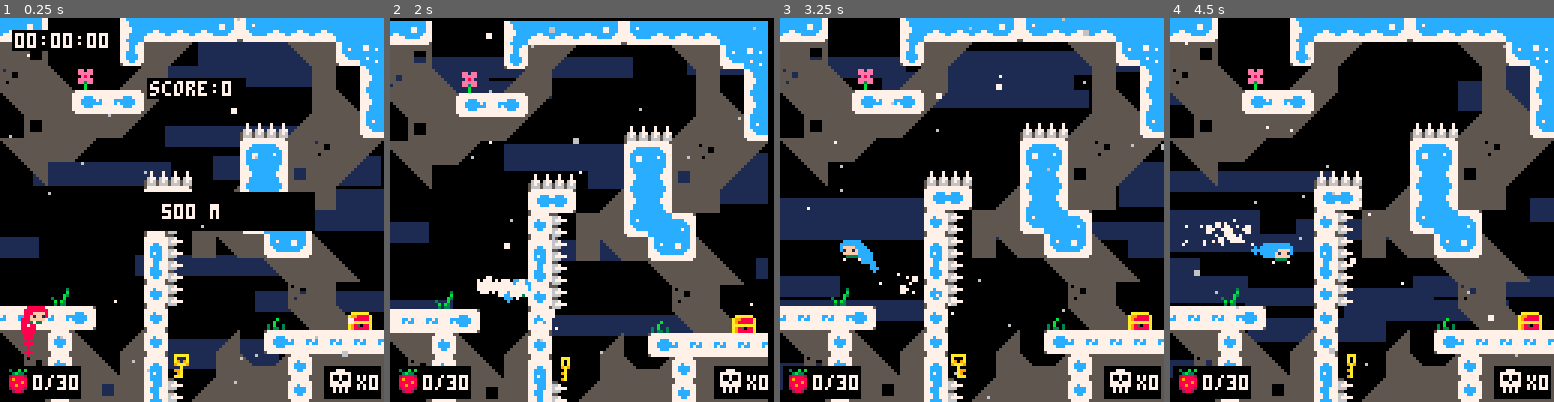
Above: before the commit, frames 1-4 (left to right).
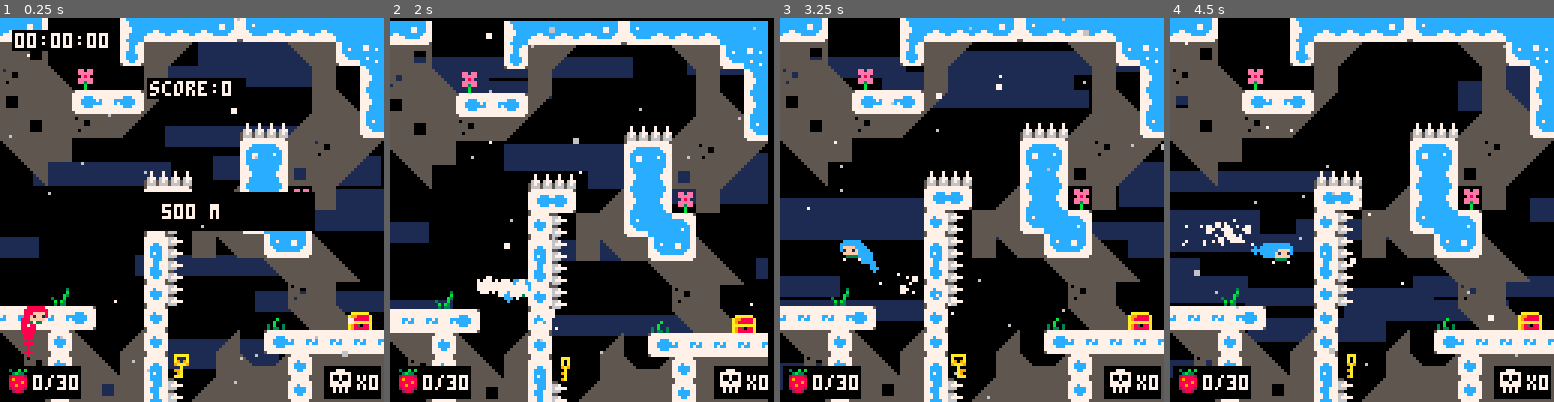
Above: after the commit, the same moments.

Repository: nashmia-riaz/celeste_modded
Game: PICO-8 cartridge celeste.p8
The game is run twice, just before and just after one commit, with the same random seed, the same clock (stepped at 60 frames per second) and the same inputs.
Inputs:
- Up to frame 1 (0.25 s): no input
- Up to frame 2 (2 s): tap X (X key) at 0.33, 1.07, 1.85 s; tap O (Z key) at 0.7, 1.7 s; hold Right from 1.6 s (still down)
- Up to frame 3 (3.25 s): release Right at 2.1 s; tap O (Z key) at 2.1, 2.5, 2.9 s; hold Up 2.15-2.42 s; hold Right 2.47-3.03 s; tap X (X key) at 2.97 s; hold Left from 3.08 s (still down)
- Up to frame 4 (4.5 s): tap O (Z key) at 3.3, 3.7, 4.1 s; release Left at 3.58 s; hold Down 3.63-3.97 s; hold Right from 4.02 s (still down); tap X (X key) at 4.08 s

The runs differ from the first frame. In frame 1, 1.2% of the frame differs, in the area x 0-82%, y 12-46%; in frame 2, 1.3%; in frame 3, 1.5%, in the area x 0-82%, y 12-50%; in frame 4, 1.5%.

Commit message:
changes to last level

Diff:
--- a/celeste.p8
+++ b/celeste.p8
@@ -1740,12 +1740,12 @@
 __map__
 2331252548252532323232323300002425262425252631323232252628282824252525252525323328382828312525253232323233000000313232323232323232330000002432323233313232322525252525482525252525252526282824252548252525262828282824254825252526282828283132323225482525252525
 302b10101010102900002829000000242526313232332828002824262a1028242b0000000000002a2828292810244825282828290000000028282900000000002810000000372829000000002a2831482525252525482525323232332828242525254825323338282a283132252548252628382828282a2a2831323232322525
-262b001a1028380000002a0000003d24252523201028292900282426003a38242b1a0000000000002900002a0031252528382900003a676838280000000000003828393e003a2800000000000028002425253232323232332122222328282425252532332828282900002a283132252526282828282900002a28282838282448
-262b002028282900000000003f2020244825262828290000002a243300002a2411110000000000000020000000003125290000000021222328280000000000002a2828343536290000000000002839242526212223202123313232332828242548262b000000000000001c00003b242526282828000000000028282828282425
-262b000028293a280000000034352225254826290000000000003000000000240000000000000000000000000000003100001c0000242526202b3900000000000010282828290000000011113a2828313233242526103133202828282838242525262b000000000000000000003b2425262a2828670016002a28283828282425
-262b282828102800000000000000312525323300000000110000370000003e2400000000000000000000000000000000000000000024252628290000000000002a2828290000000000002123283828292828313233282829002a002a2828242525332b0c00000011110000000c3b314826112810000000006828282828282425
+262b001a1028380000002a0000003d24252523201028292900282426003a38242b1a0000000000002900002a0031252528382900003a676838280000000000003828393e00002800000000000028002425253232323232332122222328282425252532332828282900002a283132252526282828282900002a28282838282448
+262b002028282900000000003f2020244825262828290000002a243300002a241111000000000000002000000000312529000000002122232828000000000000102828343536290000000000002839242526212223202123313232332828242548262b000000000000001c00003b242526282828000000000028282828282425
+262b000028293a280000000034352225254826290000000000003000000000240000000000000000000000000000003100001c0000242526202b3900000000002810283828290000000011113a2828313233242526103133202828282838242525262b000000000000000000003b2425262a2828670016002a28283828282425
+262b282828102800000000000000312525323300000000110000370000003e2400000000000000000000000000000000000000000024252628290000000000002a2828000000000000002123283828292828313233282829002a002a2828242525332b0c00000011110000000c3b314826112810000000006828282828282425
 261111111100103436100000103a282426003d003a39002700000000000021250000000000111111111111000000002c00000000003132332800000017170000002a000000001111000024261028290028281b1b1b282800000000002a2125482628390000003b34362b000000002824252328283a67003a28282829002a3132
-30343535362900000000000010283824252320201029003039000000005824480000001112343534353536675800003c28282828102821232b000000000000000000000000003436003a2426282800003828390000002a29000000000031323226101000000000282839000000002a2425332828283800282828390000001700
+30343535362900000000000010283824252320201029003039000000005824480000001112343534353536675800003c28282828102821232b000000000000000000000000003436003a24263e2800003828390000002a29000000000031323226101000000000282839000000002a2425332828283800282828390000001700
 2600102a28000000003a281010282824252522232839003728583900682831320000003436282828292a2828283921222829002a282824262b00000000000000000000000000202b2828312523000000282828290000000000163a67682828003338280b00000010382800000b00003133282828282868282828280000001700
 330000002867580000281028283422252525482628286720282828382828212200003a283828102900002a28382824252a000000283824262b00001717000000000000000000272b282a283133390000282900000000000000002a28282829002a2839000000002a282900000000000028282838282828282828290000000000
 0000003a2828383e3a2828283828242548252526002a282729002a28283432250000002a282828000000002810282425000000002a2824262b00000000000000000000000000372b0000002a28283900280000003928390000000000282800000028290000002a2828000000000000002a282828281028282828675800000000
